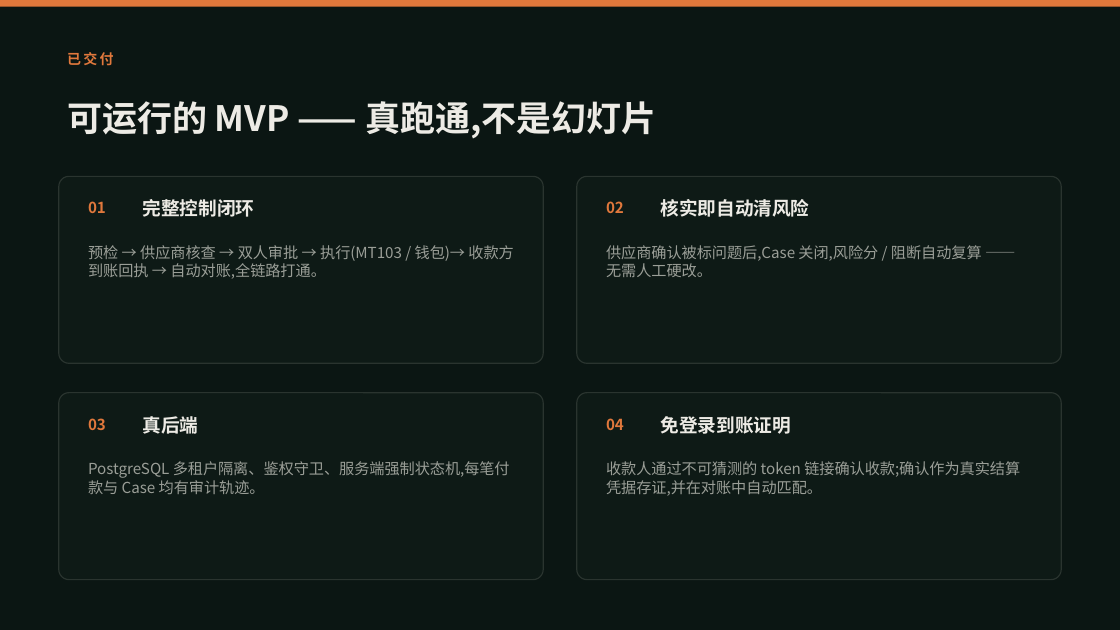
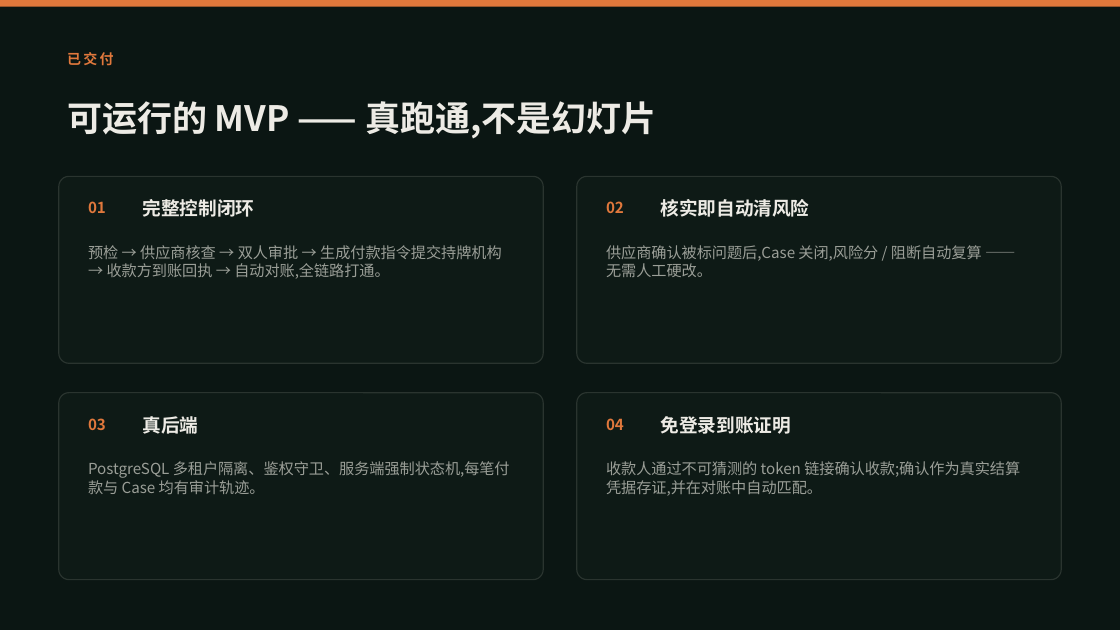
Before and after one commit to Michael-4753/flowguard-payout, a slide deck: slide 4 of public/FlowGuard-pitch-zh.pptx. Drawn at 1120x630 pixels with LibreOffice and Linux fonts; fonts in the diff are those of the drawing. Boxes give left, top, right and bottom in pixels: in the first picture for what was removed or moved away, otherwise in the second. Text is boxed around its words. In the diff, an @@ line names an element or a change of style, - is before the commit and + after.

```diff
--- a/public/FlowGuard-pitch-zh.pptx
+++ b/public/FlowGuard-pitch-zh.pptx
@@ text at <box>88,245,502,279</box>: text changed @@
-预检 → 供应商核查 → 双人审批 → 执行(MT103 / 钱包)→ 收款方到账回执 → 自动对账,全链路打通。
+预检 → 供应商核查 → 双人审批 → 生成付款指令提交持牌机构 → 收款方到账回执 → 自动对账,全链路打通。
```
Also in this commit, not shown: 1 other slide changed, 3 other files.
